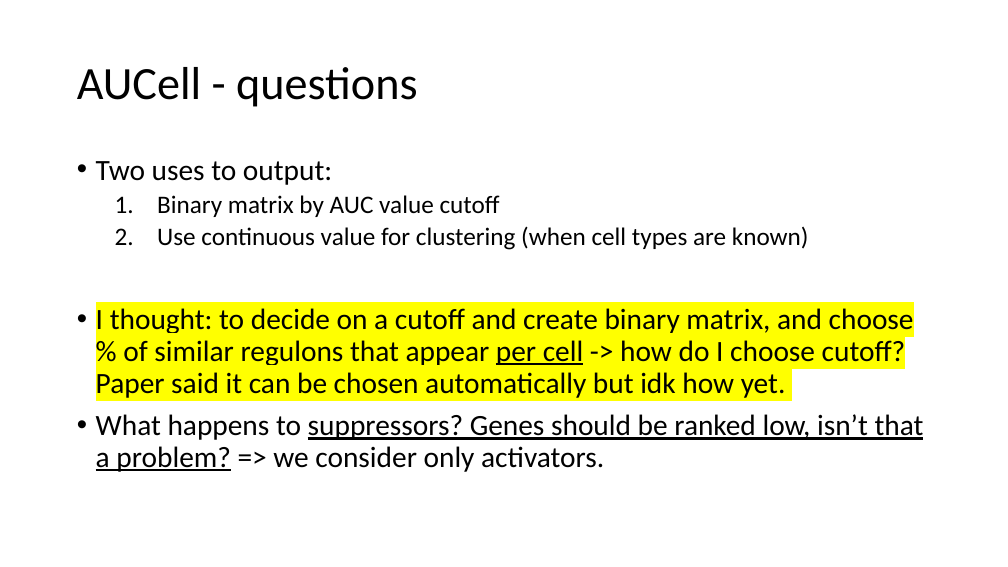
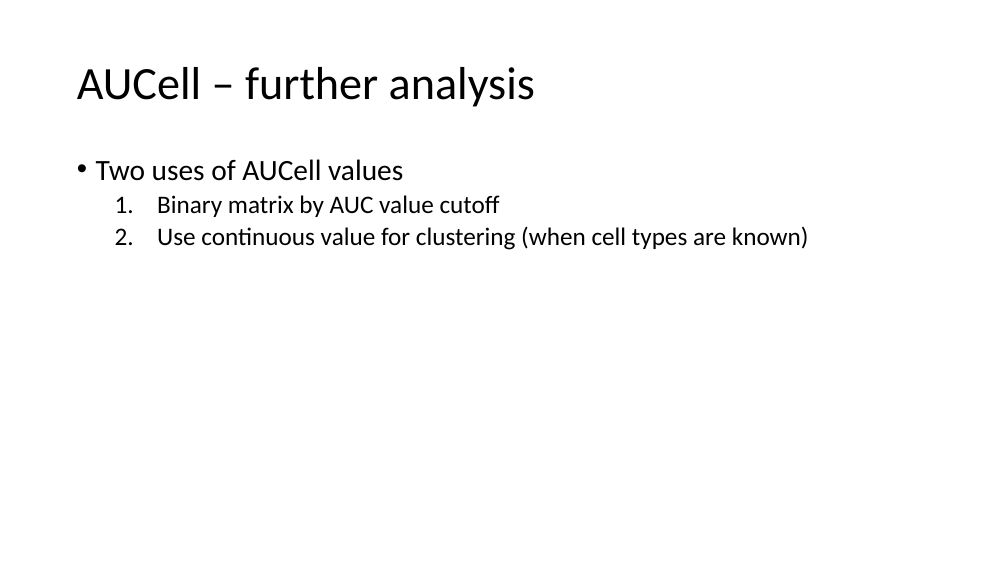
Before and after one commit to ozlembahar/devo-grn, a slide deck: slide 27 of my_notes.pptx (slide 25 before the commit). Drawn at 1008x567 pixels with LibreOffice and Linux fonts; fonts in the diff are those of the drawing. Boxes give left, top, right and bottom in pixels: in the first picture for what was removed or moved away, otherwise in the second. Text is boxed around its words. In the diff, an @@ line names an element or a change of style, - is before the commit and + after.

Commit message:
exploratory data+new Seurat+cell type annotations

```diff
--- a/my_notes.pptx
+++ b/my_notes.pptx
@@ title at [77, 67, 535, 107]: text changed @@
-AUCell - questions
+AUCell – further analysis
@@ text at [96, 159, 403, 181]: text changed @@
-• Two uses to output:
+• Two uses of AUCell values
@@ text at [96, 308, 924, 472]: paragraphs removed @@
-• I thought: to decide on a cutoff and create binary matrix, and choose % of similar regulons that appear per cell -> how do I choose cutoff? Paper said it can be chosen automatically but idk how yet.
-• What happens to suppressors? Genes should be ranked low, isn’t that a problem? => we consider only activators.
```
Also in this commit, not shown: 4 other slides changed, 8 slides added, 1 slide removed, 5 other files.
